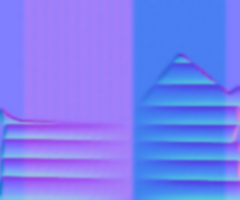
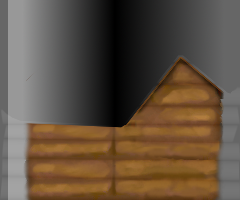
The second 240x200 image is a revision of the first. Changes to its layers:
removed layer "Sichtbar#8" over [0, 0, 240, 200]
removed layer "Sichtbar#7" over [0, 0, 240, 200]
hid "Sichtbar#6", painted on it over [0, 0, 240, 200]
hid "Sichtbar#5", painted on it over [0, 0, 240, 200]
hid "reduce" over [0, 0, 240, 200]
added layer "Sichtbar-Kopie#1" above "Sichtbar-Kopie#3" over [124, 57, 225, 147]
added layer "Sichtbar-Kopie#3" above "base-Kopie#1" over [21, 57, 226, 200]
added layer "base-Kopie#1" above "base-Kopie" over [0, 0, 240, 200]
hid "base-Kopie", painted on it over [0, 0, 240, 200]
